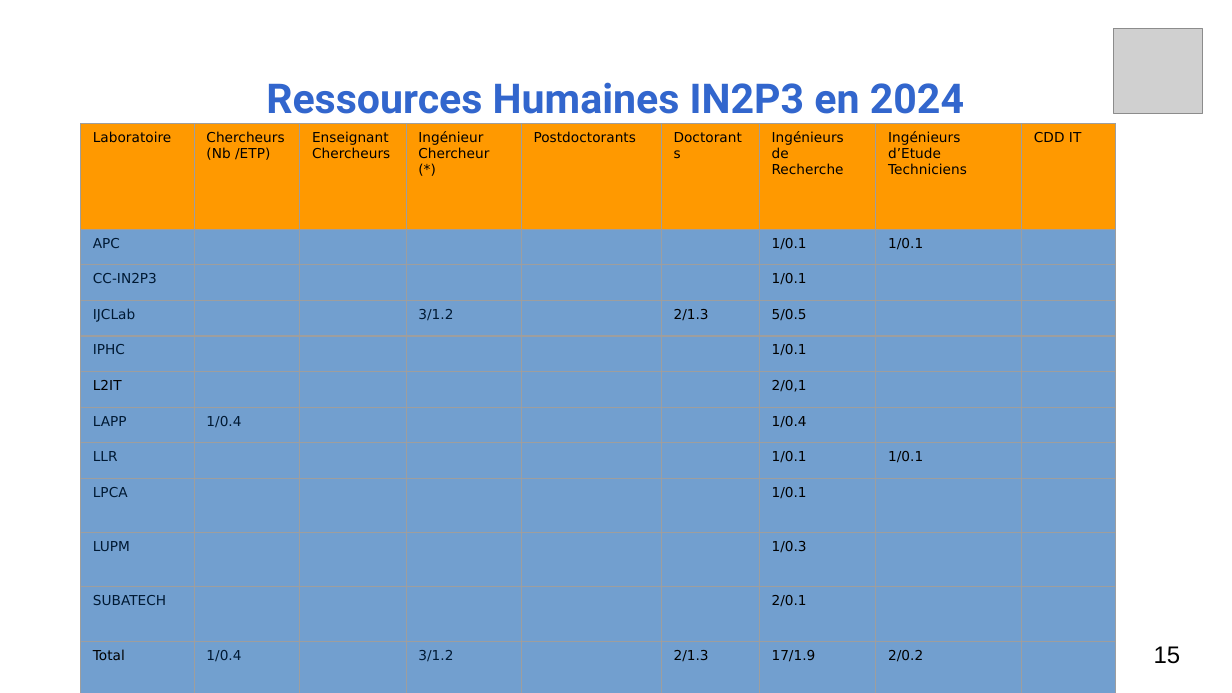
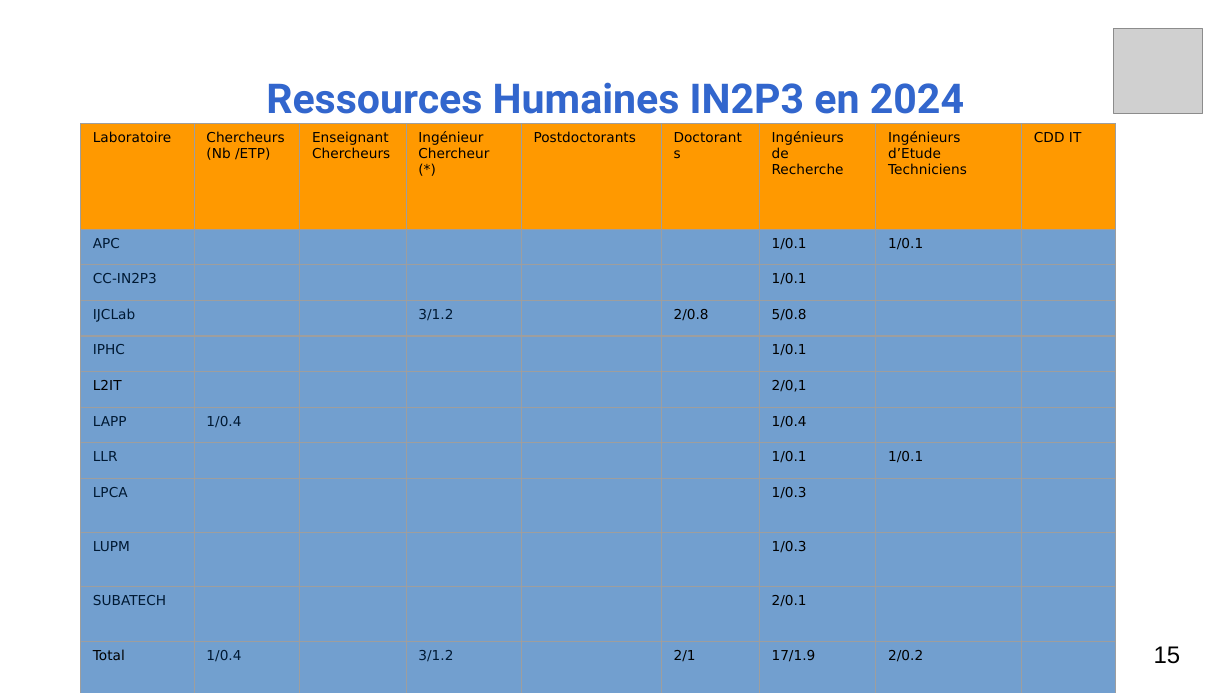
Before and after one commit to fjammes/misc, a slide deck: slide 15 of decalog/decalog-entretien-2024.odp. Drawn at 1232x693 pixels with LibreOffice and Linux fonts; fonts in the diff are those of the drawing; grey boxes stand for pictures. Boxes give left, top, right and bottom in pixels: in the first picture for what was removed or moved away, otherwise in the second. Text is boxed around its words. In the diff, an @@ line names an element or a change of style, - is before the commit and + after.

```diff
--- a/decalog/decalog-entretien-2024.odp
+++ b/decalog/decalog-entretien-2024.odp
@@ table at [80,124,1116,693] @@
-row 4, column 6: 2/1.3
+row 4, column 6: 2/0.8
-row 4, column 7: 5/0.5
+row 4, column 7: 5/0.8
-row 9, column 7: 1/0.1
+row 9, column 7: 1/0.3
-row 12, column 6: 2/1.3
+row 12, column 6: 2/1
```
Also in this commit, not shown: 14 other slides changed, 3 other files.
